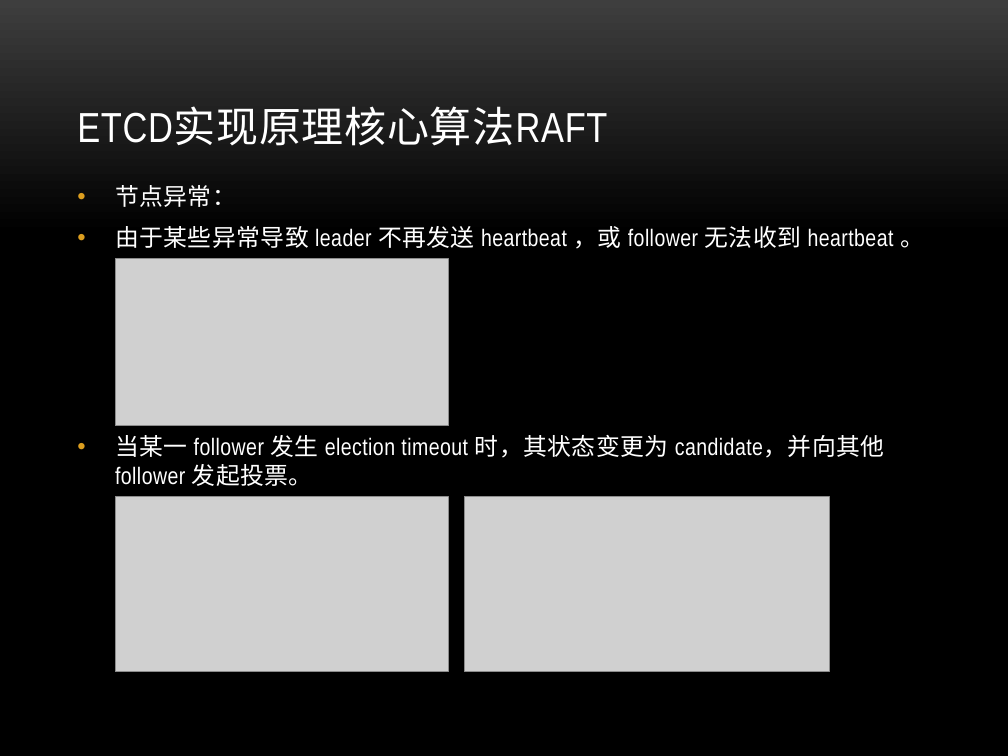
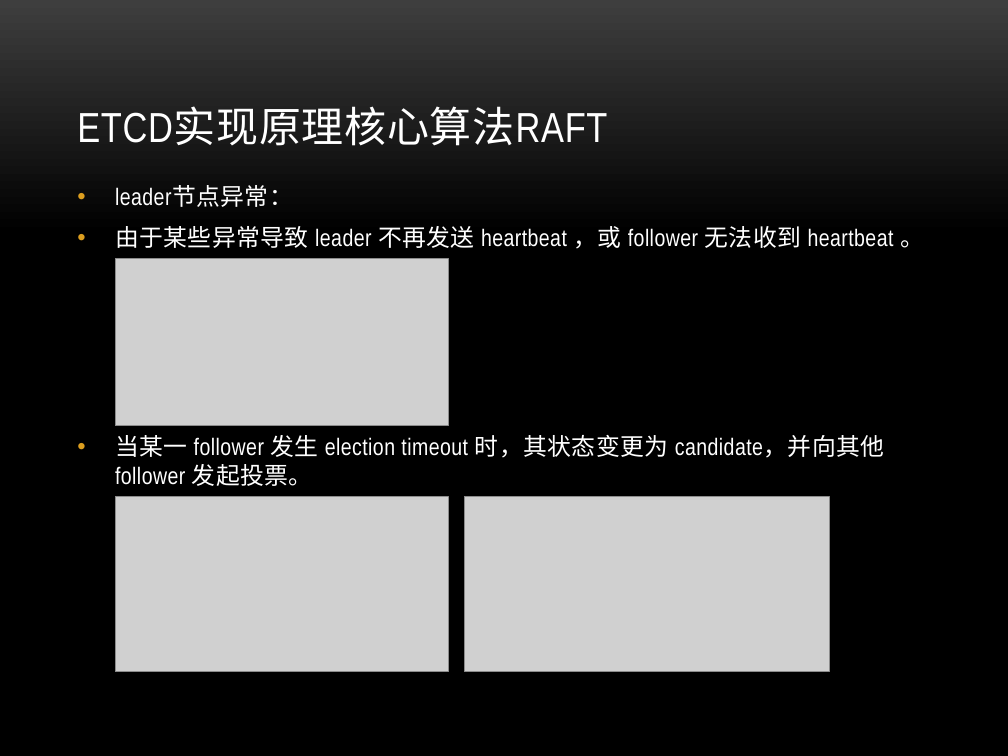
Before and after one commit to danielzheng/docs, a slide deck: slide 16 of etcd_slides/Etcd.pptx. Drawn at 1008x756 pixels with LibreOffice and Linux fonts; fonts in the diff are those of the drawing; grey boxes stand for pictures; background and template pictures are left out. Boxes give left, top, right and bottom in pixels: in the first picture for what was removed or moved away, otherwise in the second. Text is boxed around its words. In the diff, an @@ line names an element or a change of style, - is before the commit and + after.

```diff
--- a/etcd_slides/Etcd.pptx
+++ b/etcd_slides/Etcd.pptx
@@ text at [115,185,293,207]: text changed @@
-• 节点异常：
+• leader节点异常：
```
Also in this commit, not shown: 7 other slides changed.
